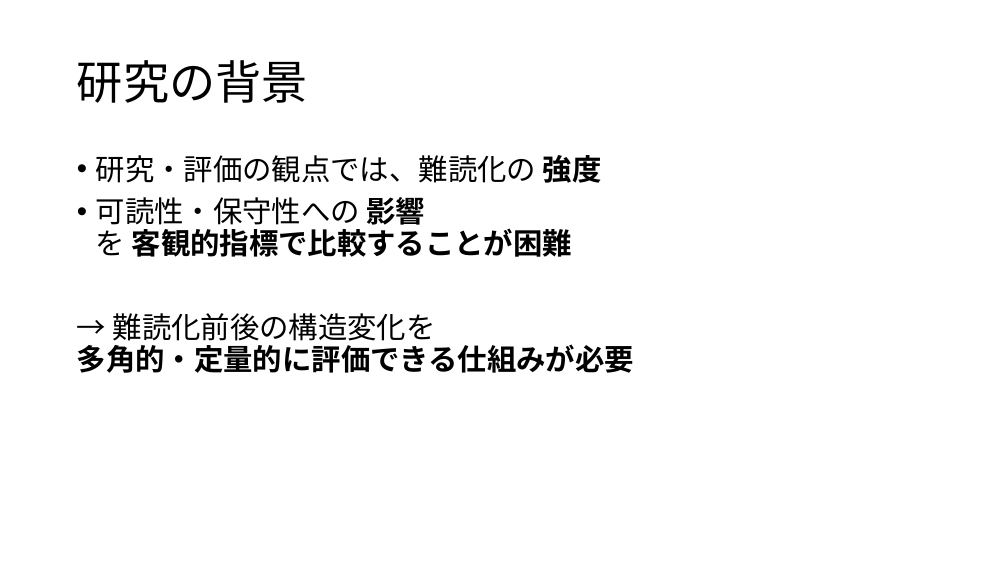
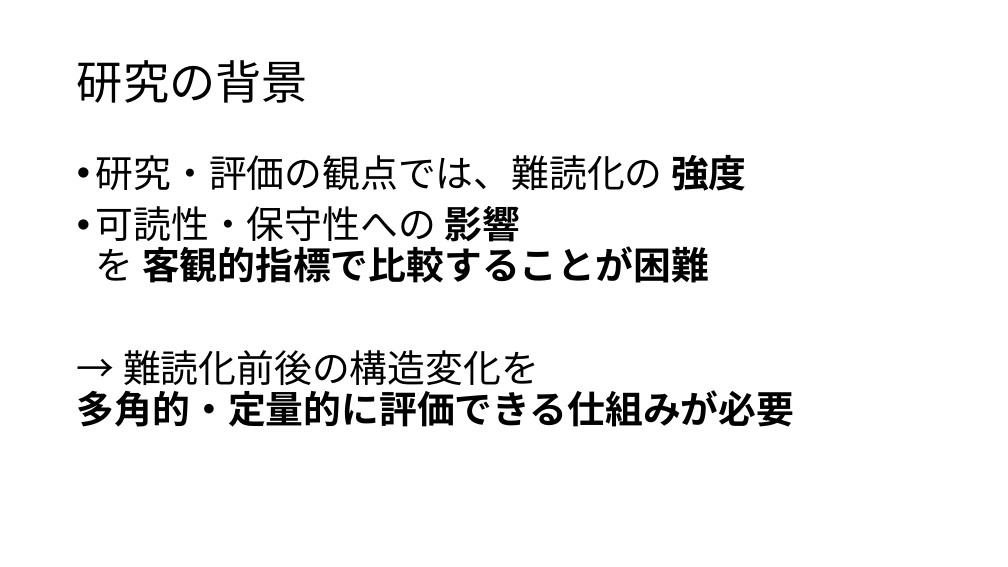
Before and after one commit to tamadalab/2025bthesis_kondo, a slide deck: slide 6 of prezentation.pptx. Drawn at 1008x567 pixels with LibreOffice and Linux fonts; fonts in the diff are those of the drawing. Boxes give left, top, right and bottom in pixels: in the first picture for what was removed or moved away, otherwise in the second. Text is boxed around its words. In the diff, an @@ line names an element or a change of style, - is before the commit and + after.

```diff
--- a/prezentation.pptx
+++ b/prezentation.pptx
@@ text "研究・評価の観点では、難読化の 強度" at (x1=77, y1=155, x2=794, y2=427): size 28 to 36 pt @@
```
Also in this commit, not shown: 8 other slides changed, 11 slides added, 1 slide removed.
